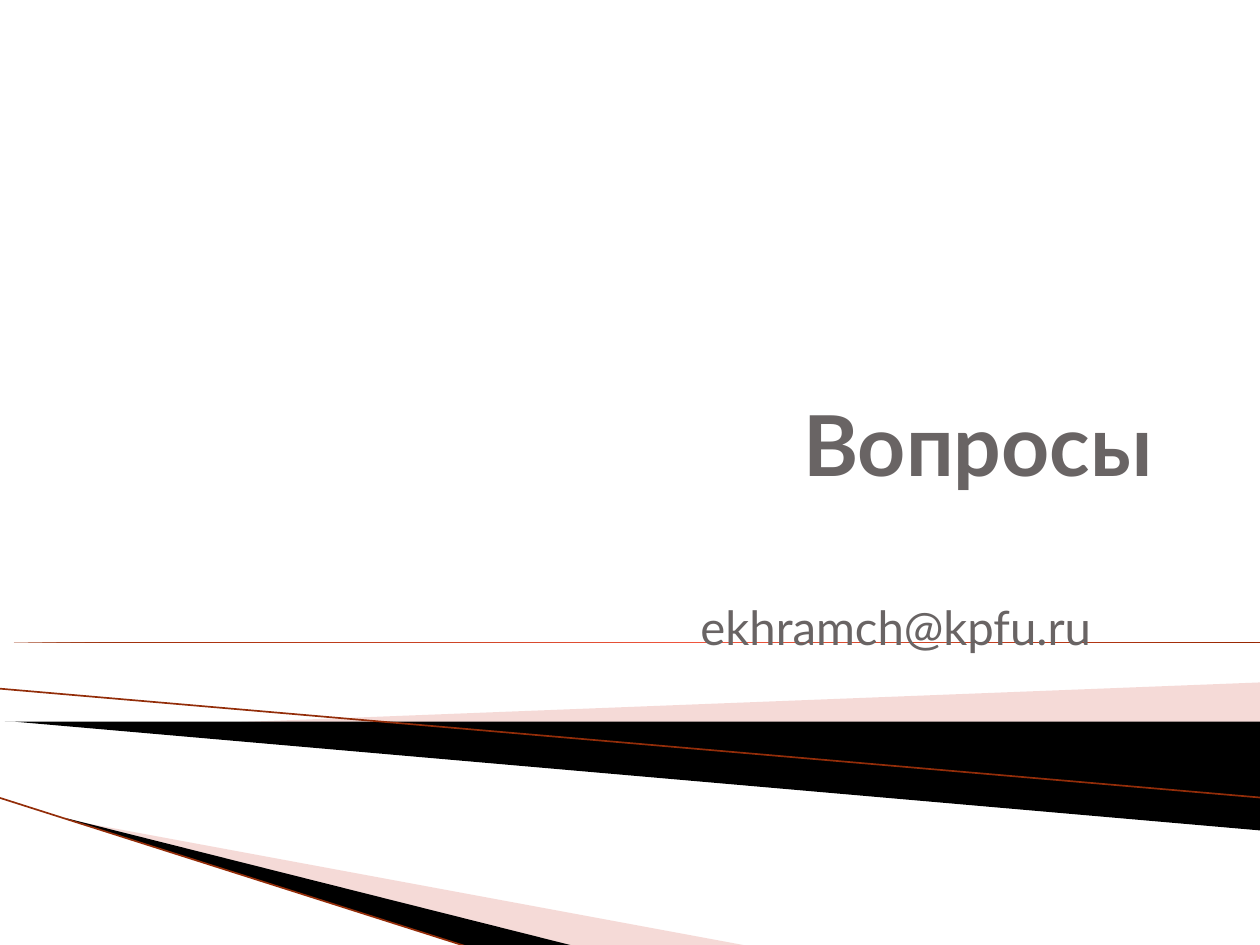
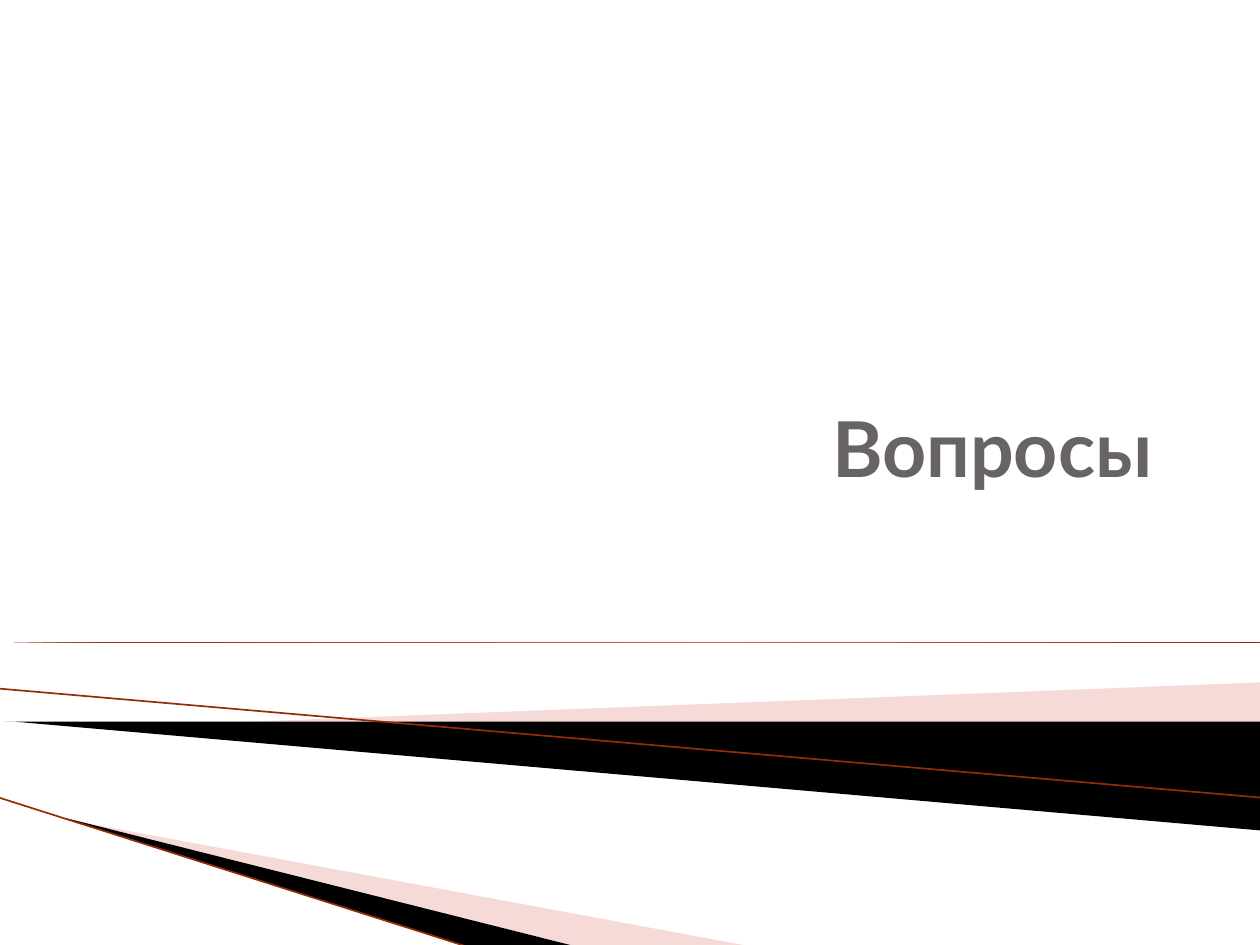
Before and after one commit to HPC-lab-ITIS/OpenCL, a slide deck: slide 50 of lec_0/lec_0.pptx. Drawn at 1260x945 pixels with LibreOffice and Linux fonts; fonts in the diff are those of the drawing; background and template pictures are left out. Boxes give left, top, right and bottom in pixels: in the first picture for what was removed or moved away, otherwise in the second. Text is boxed around its words. In the diff, an @@ line names an element or a change of style, - is before the commit and + after.

```diff
--- a/lec_0/lec_0.pptx
+++ b/lec_0/lec_0.pptx
@@ title "Вопросы" at (x1=832, y1=421, x2=1152, y2=490): size 48 to 44 pt @@
@@ subtitle removed at (x1=700, y1=610, x2=1091, y2=653) @@
-ekhramch@kpfu.ru
```
Also in this commit, not shown: 2 other slides changed, 3 other files.
